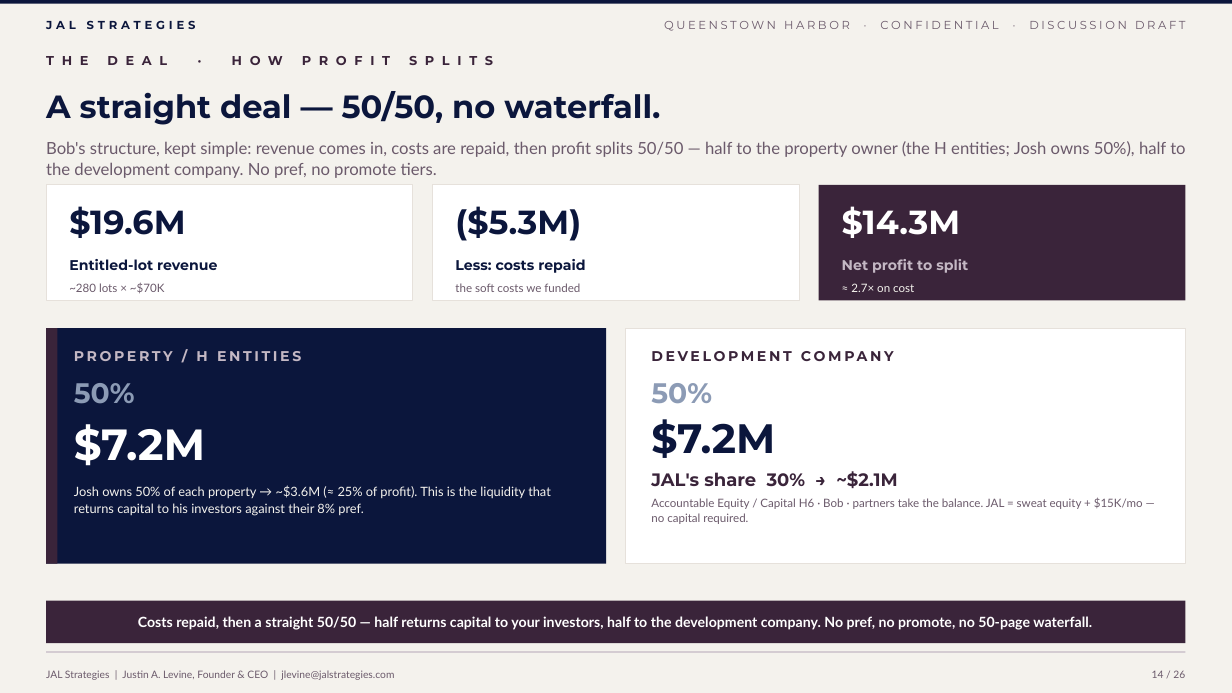
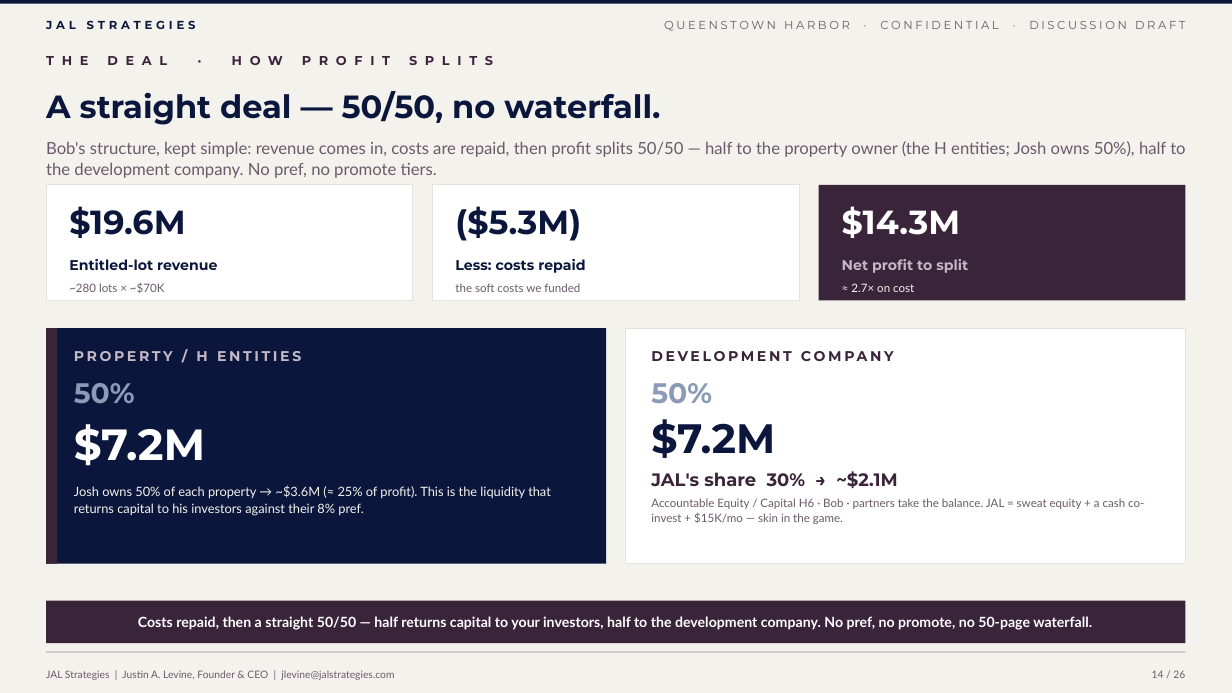
Before and after one commit to jlevine711/Apex, a slide deck: slide 14 of JAL_Queenstown_Harbor_Proposal.pptx. Drawn at 1232x693 pixels with LibreOffice and Linux fonts; fonts in the diff are those of the drawing. Boxes give left, top, right and bottom in pixels: in the first picture for what was removed or moved away, otherwise in the second. Text is boxed around its words. In the diff, an @@ line names an element or a change of style, - is before the commit and + after.

```diff
--- a/JAL_Queenstown_Harbor_Proposal.pptx
+++ b/JAL_Queenstown_Harbor_Proposal.pptx
@@ text at [651, 498, 1144, 524]: text changed @@
-Accountable Equity / Capital H6 · Bob · partners take the balance. JAL = sweat equity + $15K/mo — no capital required.
+Accountable Equity / Capital H6 · Bob · partners take the balance. JAL = sweat equity + a cash co-invest + $15K/mo — skin in the game.
```
Also in this commit, not shown: 2 other slides changed, 2 other files.
